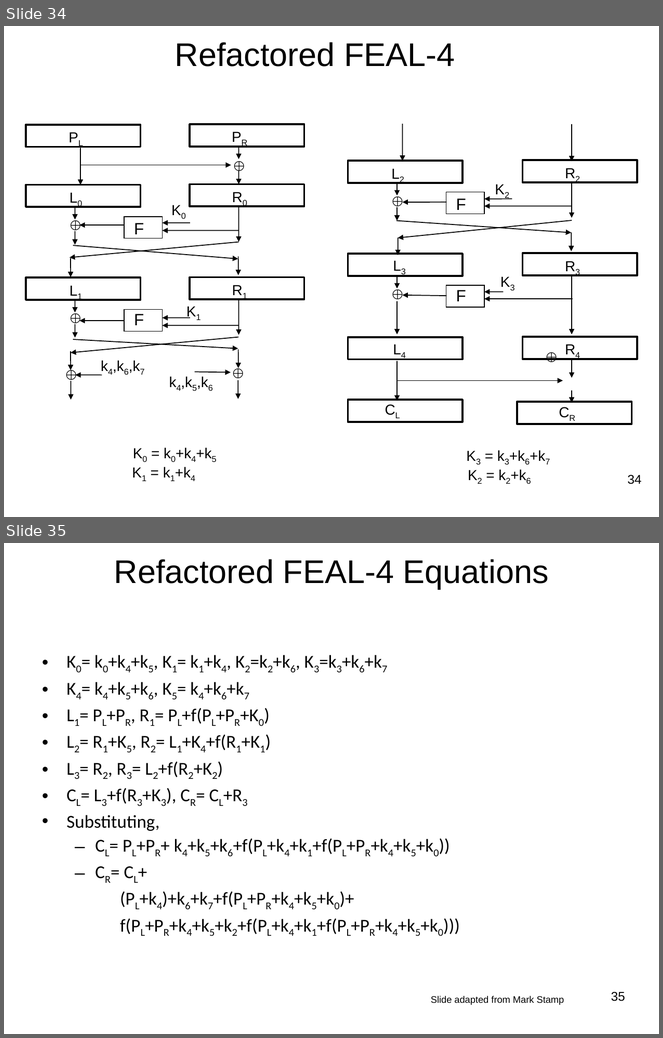
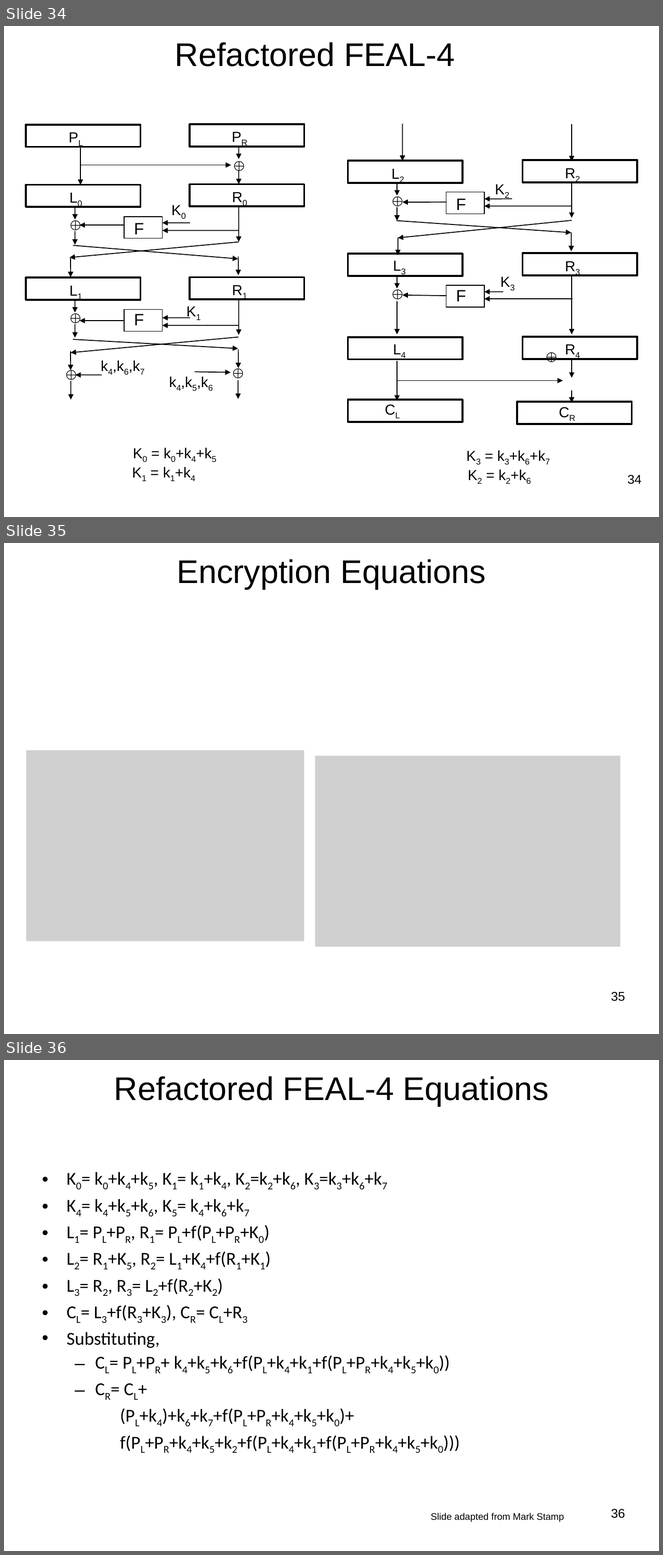
Before and after one commit to jlmucb/class_notes, a slide deck: BerkeleyClass/CS290Spring2013/Lectures/Cryptoclass4.pptx. Shown one above the other, each under a label of ours: slides 34 and 35 before the commit, slides 34, 35 and 36 after it. The pictures are 663x1038 and 663x1555 pixels, drawn with LibreOffice and Linux fonts; fonts in the diff are those of the drawing; grey boxes stand for pictures. Boxes give left, top, right and bottom in pixels: in the first picture for what was removed or moved away, otherwise in the second. Text is boxed around its words. In the diff, an @@ line names an element or a change of style, - is before the commit and + after.

```diff
--- a/BerkeleyClass/CS290Spring2013/Lectures/Cryptoclass4.pptx
+++ b/BerkeleyClass/CS290Spring2013/Lectures/Cryptoclass4.pptx
@@ slide 35 added at (4, 543, 659, 1034), background #FFFFFF @@
@@ title added at (177, 559, 486, 589), 36 pt, text #000000 @@
+Encryption Equations
@@ picture added at (26, 750, 304, 942) @@
@@ picture added at (315, 756, 621, 947) @@
@@ page number added at (611, 992, 625, 1002), 14 pt, text #000000 @@
+35
@@ what was slide 35 is now slide 36 @@
@@ page number at (611, 1509, 625, 1519): text changed @@
-35
+36
```
Also in this commit, not shown: 4 slides changed, 1 other file.
